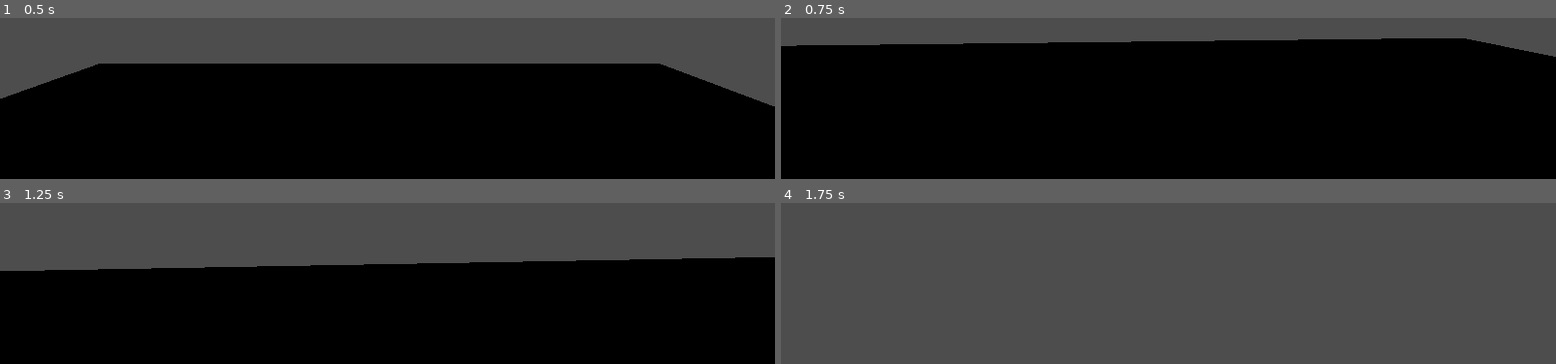
Above: before the commit, frames 1-4 (two rows, left to right).
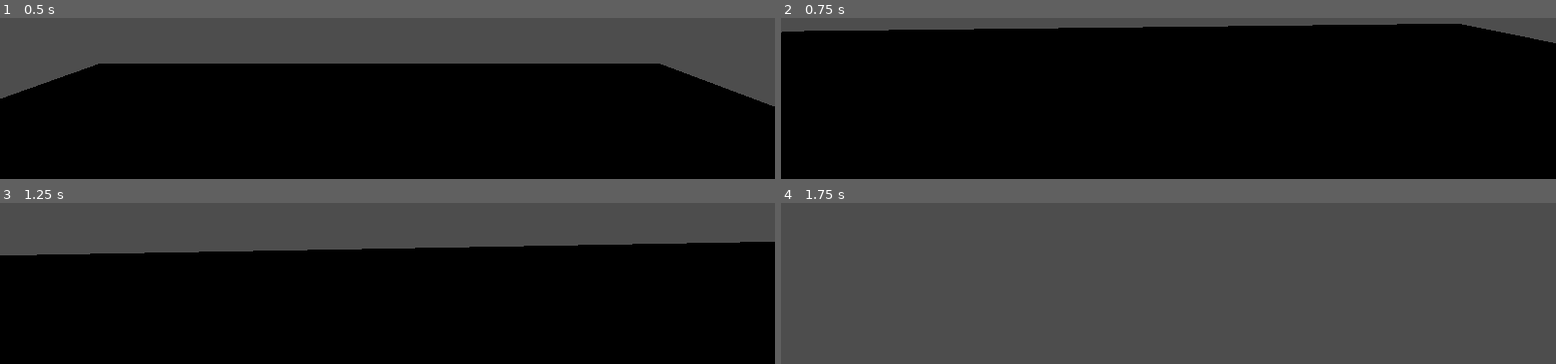
Above: after the commit, the same moments.

Repository: EskarinaBeyond/90MinJankPhotoTextureJam
Game: Godot game, scene res://scenes/game.tscn
Two runs of this game, one before a commit and one after it. Both use one fixed random seed, a clock stepped at 60 frames per second and the inputs below.
Inputs (mouse positions are in pixels of both pictures, inside the frame that each line leads up to):
- Up to frame 1 (0.5 s): no input
- Up to frame 2 (0.75 s): tap Enter (ui_accept) at 0.5 s; move the mouse to (outside the picture) at 0.52 s; hold W (forward) from 0.53 s (still down)
- Up to frame 3 (1.25 s): keep holding W (forward); tap Enter (ui_accept) at 0.77 s
- Up to frame 4 (1.75 s): keep holding W (forward); move the mouse to (outside the picture) at 1.27 s; tap Enter (ui_accept) at 1.52 s

Frame 1 is identical in both runs. In frame 2, 8.9% of the frame differs, in the area x 0-100%, y 3-25%; in frame 3, 9.7%, in the area x 0-100%, y 24-43%; in frame 4, nothing differs.

Commit message:
further cat stuff?

Diff:
--- a/scenes/cat.tscn
+++ b/scenes/cat.tscn
@@ -10,7 +10,7 @@
 [node name="cat" type="CharacterBody3D"]
 script = ExtResource("2_se5fe")
 
-[node name="CharacterBody3D" type="Sprite3D" parent="."]
+[node name="Sprite3D" type="Sprite3D" parent="."]
 texture = ExtResource("1_myi5k")
 
 [node name="CollisionShape3D" type="CollisionShape3D" parent="."]
--- a/scenes/game.tscn
+++ b/scenes/game.tscn
@@ -1,8 +1,9 @@
-[gd_scene load_steps=4 format=3 uid="uid://cjfblojhahyr"]
+[gd_scene load_steps=5 format=3 uid="uid://cjfblojhahyr"]
 
 [ext_resource type="PackedScene" uid="uid://g0ly1ky2cn6u" path="res://scenes/player.tscn" id="1_uwrxv"]
 [ext_resource type="PackedScene" uid="uid://bpb6sy56xo06d" path="res://scenes/world.tscn" id="2_yqjtg"]
 [ext_resource type="PackedScene" uid="uid://4wpq81flveb2" path="res://scenes/rooms/room-00.tscn" id="3_lnu2h"]
+[ext_resource type="PackedScene" uid="uid://c137r03hox8u1" path="res://scenes/cat.tscn" id="4_lbhrr"]
 
 [node name="GAME" type="Node"]
 
@@ -12,6 +13,10 @@
 
 [node name="World" parent="Ingame" instance=ExtResource("2_yqjtg")]
 
-[node name="CatsAnchor" type="Node3D" parent="Ingame"]
 [node name="room" parent="Ingame/World" instance=ExtResource("3_lnu2h")]
 transform = Transform3D(1, 0, 0, 0, 1, 0, 0, 0, 1, 9, -4, 0)
+
+[node name="CatsAnchor" type="Node3D" parent="Ingame"]
+
+[node name="cat" parent="Ingame/CatsAnchor" instance=ExtResource("4_lbhrr")]
+transform = Transform3D(1, 0, 0, 0, 1, 0, 0, 0, 1, 4.40813, 12.5474, 4.04755)
--- a/scripts/cat.gd
+++ b/scripts/cat.gd
@@ -2,6 +2,7 @@
 class_name Cat
 
 @export var speed:float = 7
+@onready var sprite_3d: Sprite3D = $Sprite3D
 
 var player:Player = null
 
@@ -9,32 +10,30 @@
 func _ready() -> void:
 
 	if player == null:
-		find_parent("game").find_child("player")
+		player = find_parent("GAME").find_child("Player")
 
 	pass # Replace with function body.
 
-
-# Called every frame. 'delta' is the elapsed time since the previous frame.
-func _process(delta: float) -> void:
-	pass
 
 func _physics_process(delta: float) -> void:
 	# Add the gravity.
 	if not is_on_floor():
 		velocity += get_gravity() * delta
 
-
-
 	# Get the input direction and handle the movement/deceleration.
 	# As good practice, you should replace UI actions with custom gameplay actions.
-	var input_dir := (player.global_position - global_position).normalized()
-	var direction := (transform.basis * Vector3(input_dir.x, 0, input_dir.y)).normalized()
+	if player != null:
+		sprite_3d.look_at(player.position)
+		sprite_3d.rotation.x = 0
 
-	if direction:
-		velocity.x = direction.x * speed
-		velocity.z = direction.z * speed
-	else:
-		velocity.x = move_toward(velocity.x, 0, speed)
-		velocity.z = move_toward(velocity.z, 0, speed)
+		var input_dir := (player.global_position - self.global_position).normalized()
+		var direction := (transform.basis * Vector3(input_dir.x, 0, input_dir.y)).normalized()
+
+		if direction:
+			velocity.x = direction.x * speed
+			velocity.z = direction.z * speed
+		else:
+			velocity.x = move_toward(velocity.x, 0, speed)
+			velocity.z = move_toward(velocity.z, 0, speed)
 
 	move_and_slide()
--- a/scripts/player.gd
+++ b/scripts/player.gd
@@ -46,8 +46,8 @@
 	if event is InputEventMouseMotion:
 		print("Mouse Motion at: ", event.position)
 
-		head_anchor.rotate_y((sign(event.velocity.x)) * -look_sensitivity)
-		camera_3d.rotate_x((sign(event.velocity.y)) * -look_sensitivity)
+		head_anchor.rotate_y((event.velocity.normalized().x) * -look_sensitivity)
+		camera_3d.rotate_x((event.velocity.normalized().y) * -look_sensitivity)
 
 		if camera_3d.rotation_degrees.x < -90:
 			camera_3d.rotation_degrees.x = -90
Not shown, changed: assets/textures/t-door-1.png.import
